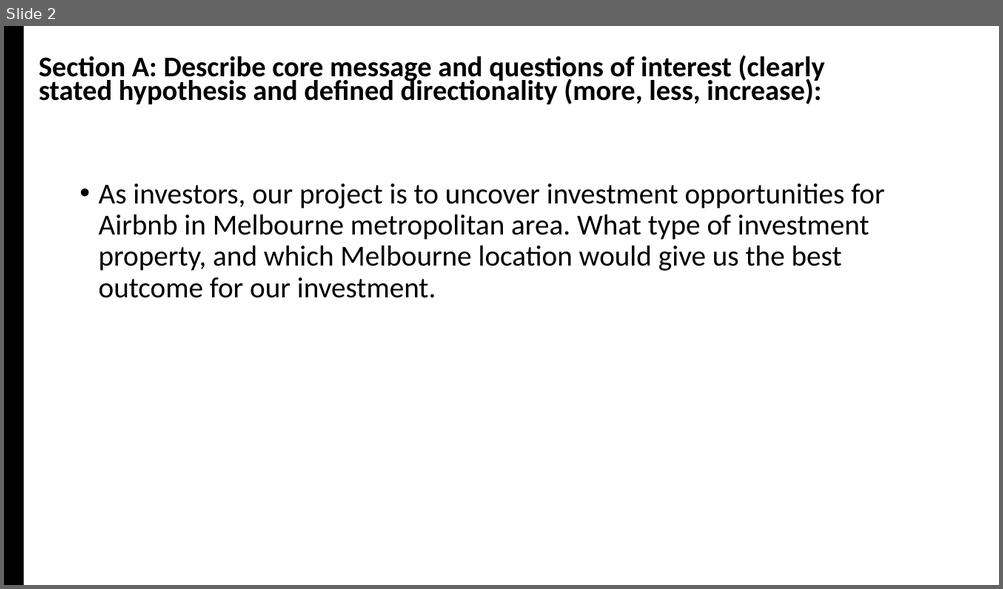
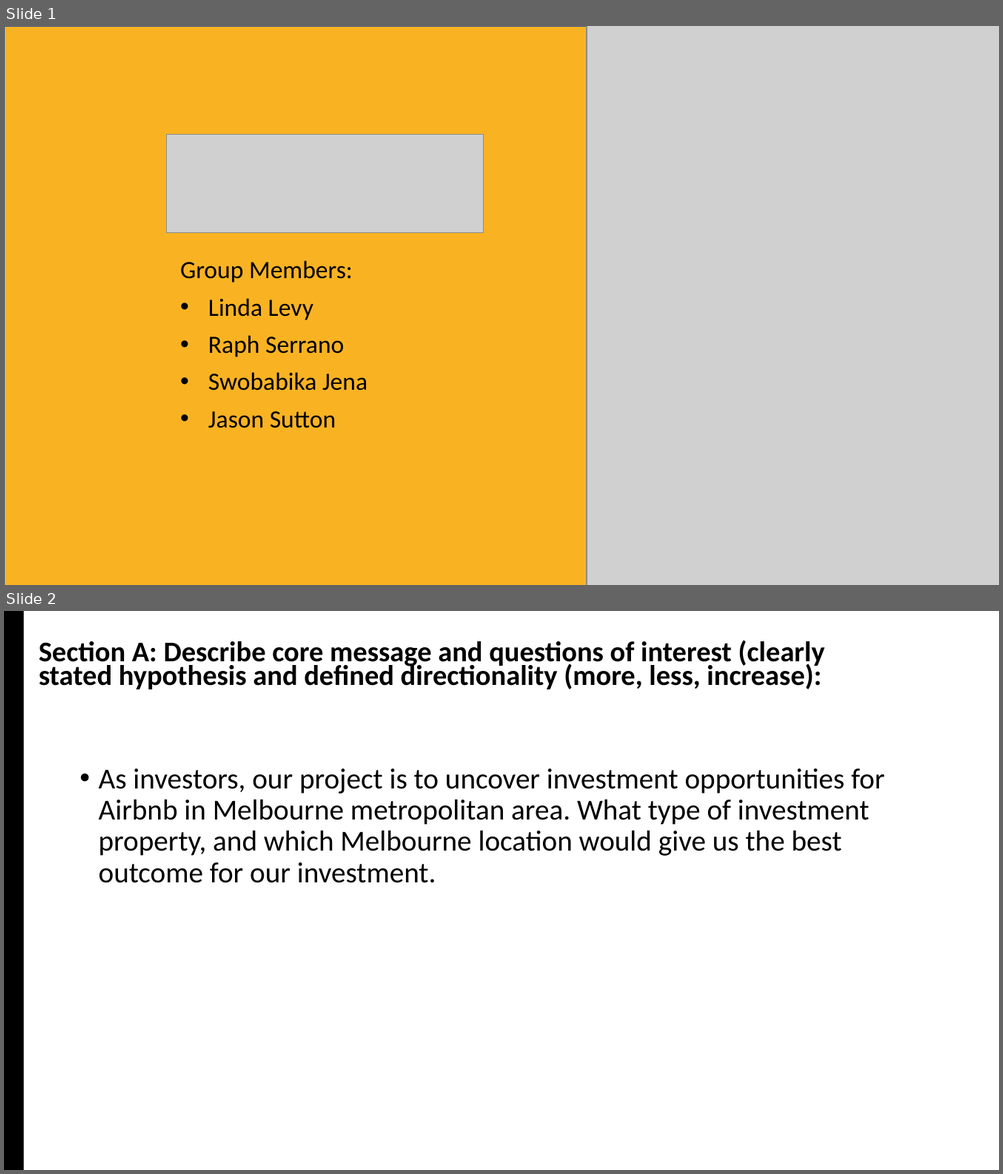
Before and after one commit to jMacProd/Project1, a slide deck: Presentation Slides/airbnbPresentation.pptx. Shown one above the other, each under a label of ours: slide 2 before the commit, slides 1 and 2 after it. The pictures are 1003x589 and 1003x1174 pixels, drawn with LibreOffice and Linux fonts; fonts in the diff are those of the drawing; grey boxes stand for pictures. Boxes give left, top, right and bottom in pixels: in the first picture for what was removed or moved away, otherwise in the second. Text is boxed around its words. In the diff, an @@ line names an element or a change of style, - is before the commit and + after.

```diff
--- a/Presentation Slides/airbnbPresentation.pptx
+++ b/Presentation Slides/airbnbPresentation.pptx
@@ slide 1 added at bbox=[4, 26, 999, 585], background #FFFFFF @@
@@ rectangle added at bbox=[4, 26, 999, 585], fill #F9B322, outline #325491 1 pt @@
@@ picture added at bbox=[586, 26, 999, 585] @@
@@ picture added at bbox=[167, 134, 483, 232] @@
@@ text added at bbox=[180, 261, 367, 429], 24 pt, text #000000 @@
+Group Members:
+• Linda Levy
+• Raph Serrano
+• Swobabika Jena
+• Jason Sutton
```
Also in this commit, not shown: 4 slides changed, 7 other slides added, 1 slide removed, 2 other files.
